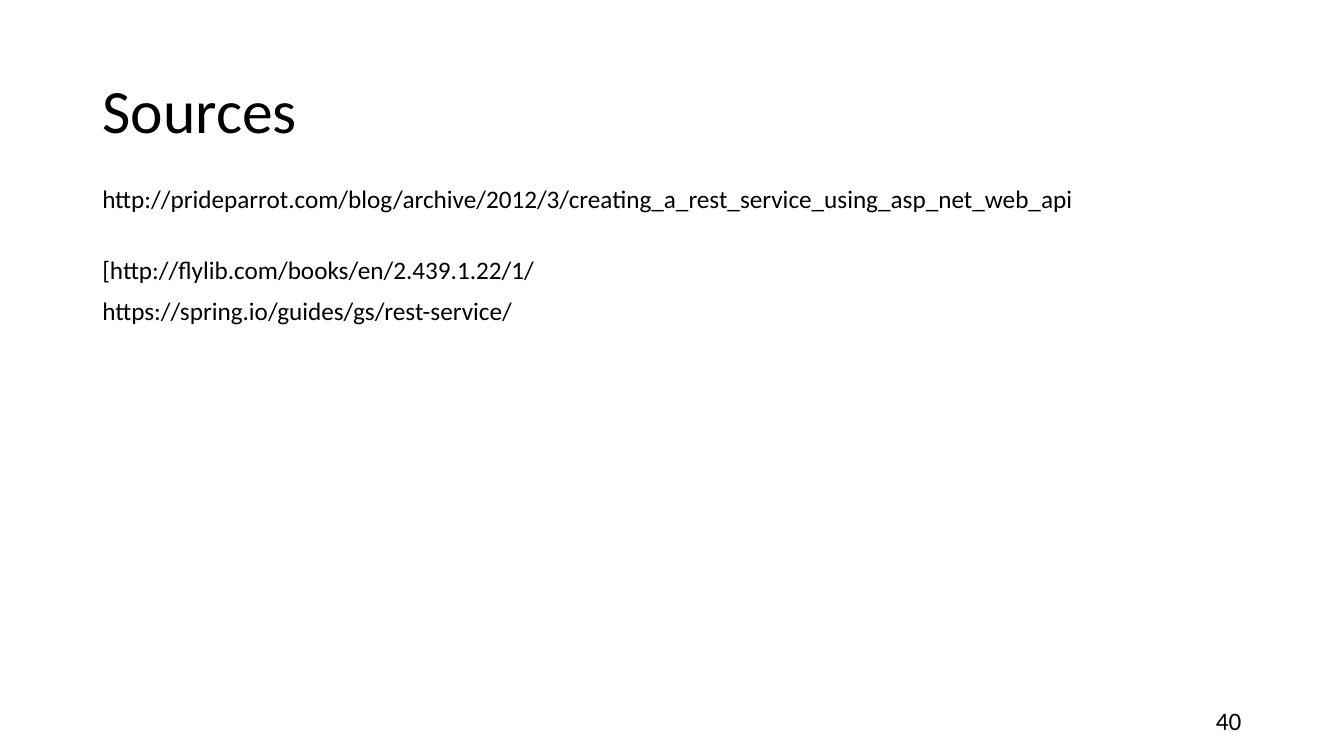
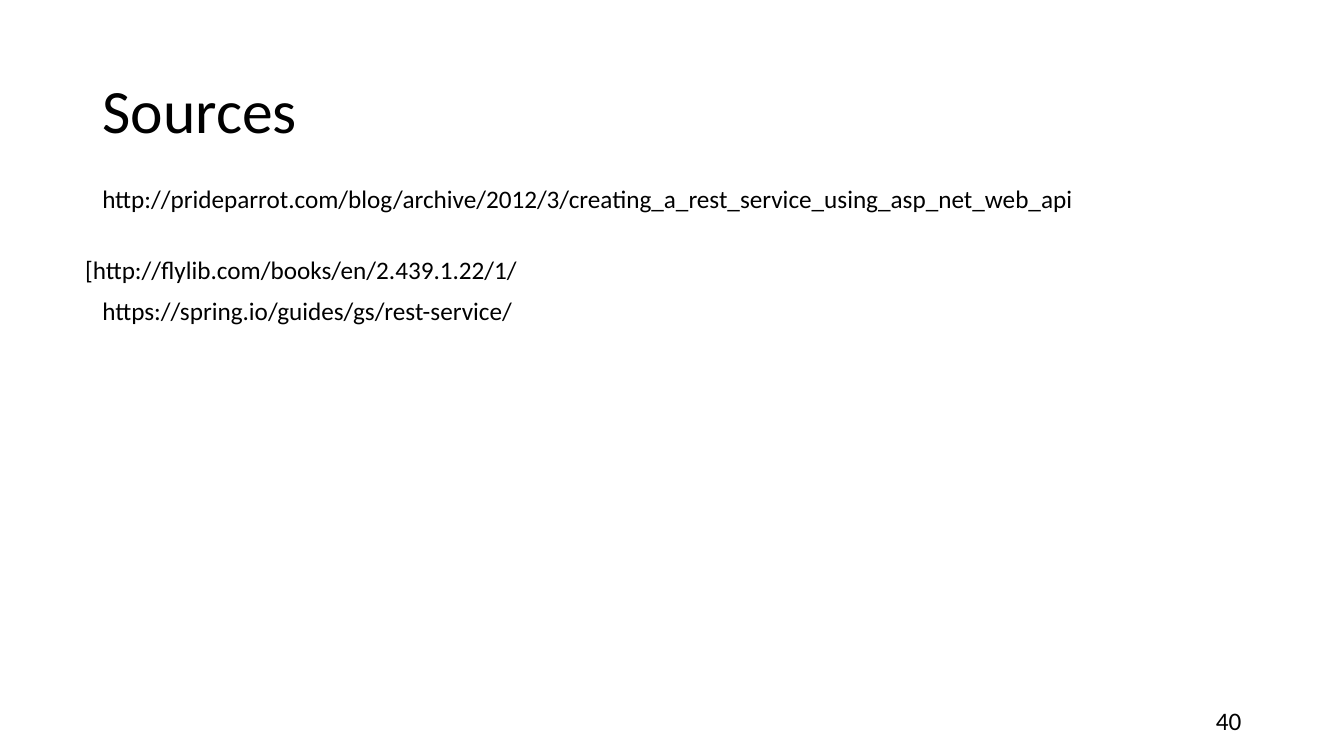
Before and after one commit to hsiegel-tgm/SOA2, a slide deck: slide 40 of p4.pptx. Drawn at 1344x756 pixels with LibreOffice and Linux fonts; fonts in the diff are those of the drawing. Boxes give left, top, right and bottom in pixels: in the first picture for what was removed or moved away, otherwise in the second. Text is boxed around its words. In the diff, an @@ line names an element or a change of style, - is before the commit and + after.

Commit message:
Präsentation (p2 ist Final)

```diff
--- a/p4.pptx
+++ b/p4.pptx
@@ text "[http://flylib.com/books/en/2.439.1.22/1/": place and size @@
-text "[http://flylib.com/books/en/2.439.1.22/1/" at box(102, 260, 534, 283)
+text "[http://flylib.com/books/en/2.439.1.22/1/" at box(85, 260, 517, 283)
```
Also in this commit, not shown: 1 other file.
